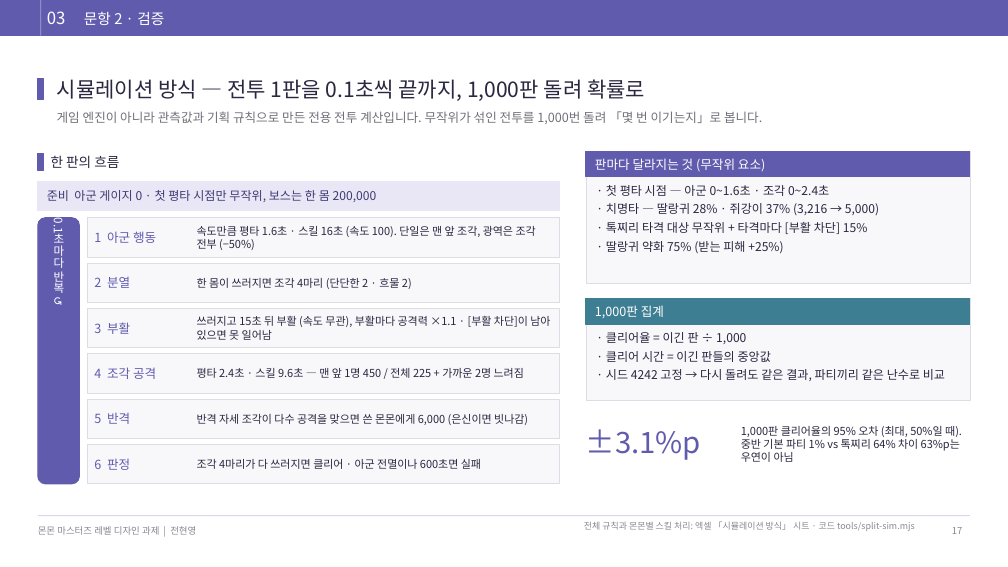
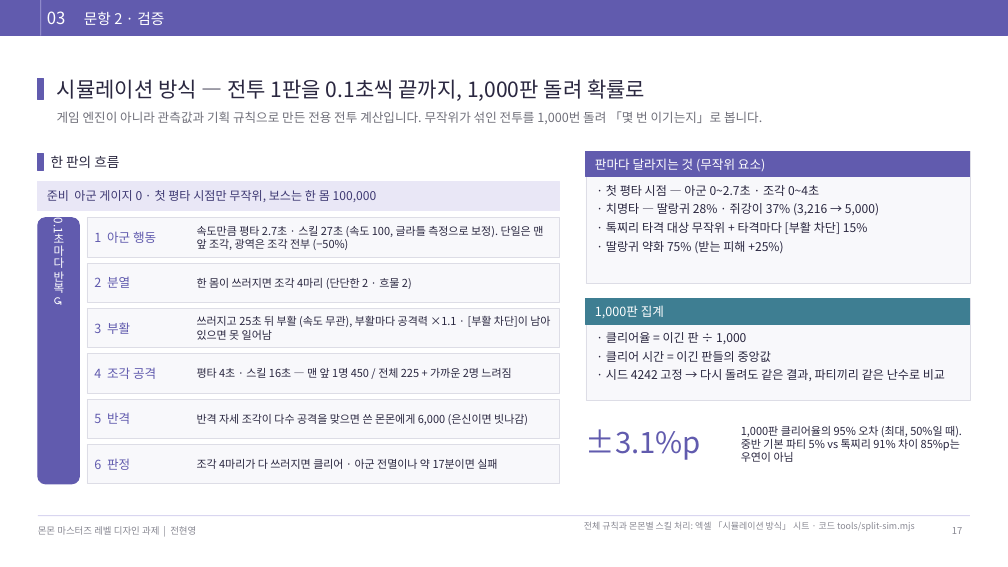
Before and after one commit to junhy96/MonMonCombat, a slide deck: slide 17 of docs/deck/monmon-assignment-draft.pptx. Drawn at 1008x567 pixels with LibreOffice and Linux fonts; fonts in the diff are those of the drawing. Boxes give left, top, right and bottom in pixels: in the first picture for what was removed or moved away, otherwise in the second. Text is boxed around its words. In the diff, an @@ line names an element or a change of style, - is before the commit and + after.

```diff
--- a/docs/deck/monmon-assignment-draft.pptx
+++ b/docs/deck/monmon-assignment-draft.pptx
@@ text at <box>47,190,377,202</box>: text changed @@
-준비 아군 게이지 0 · 첫 평타 시점만 무작위, 보스는 한 몸 200,000
+준비 아군 게이지 0 · 첫 평타 시점만 무작위, 보스는 한 몸 100,000
@@ text at <box>606,185,819,196</box>: text changed @@
-· 첫 평타 시점 — 아군 0~1.6초 · 조각 0~2.4초
+· 첫 평타 시점 — 아군 0~2.7초 · 조각 0~4초
@@ text at <box>197,226,543,250</box>: text changed @@
-속도만큼 평타 1.6초 · 스킬 16초 (속도 100). 단일은 맨 앞 조각, 광역은 조각 전부 (−50%)
+속도만큼 평타 2.7초 · 스킬 27초 (속도 100, 글라틀 측정으로 보정). 단일은 맨 앞 조각, 광역은 조각 전부 (−50%)
@@ text at <box>197,316,550,340</box>: text changed @@
-쓰러지고 15초 뒤 부활 (속도 무관), 부활마다 공격력 ×1.1 · [부활 차단]이 남아 있으면 못 일어남
+쓰러지고 25초 뒤 부활 (속도 무관), 부활마다 공격력 ×1.1 · [부활 차단]이 남아 있으면 못 일어남
@@ text at <box>197,368,511,378</box>: text changed @@
-평타 2.4초 · 스킬 9.6초 — 맨 앞 1명 450 / 전체 225 + 가까운 2명 느려짐
+평타 4초 · 스킬 16초 — 맨 앞 1명 450 / 전체 225 + 가까운 2명 느려짐
@@ text at <box>741,426,962,462</box>: text changed @@
-1,000판 클리어율의 95% 오차 (최대, 50%일 때). 중반 기본 파티 1% vs 톡찌리 64% 차이 63%p는 우연이 아님
+1,000판 클리어율의 95% 오차 (최대, 50%일 때). 중반 기본 파티 5% vs 톡찌리 91% 차이 85%p는 우연이 아님
@@ text at <box>197,459,497,469</box>: text changed @@
-조각 4마리가 다 쓰러지면 클리어 · 아군 전멸이나 600초면 실패
+조각 4마리가 다 쓰러지면 클리어 · 아군 전멸이나 약 17분이면 실패
```
Also in this commit, not shown: 15 other slides changed, 26 other files.
